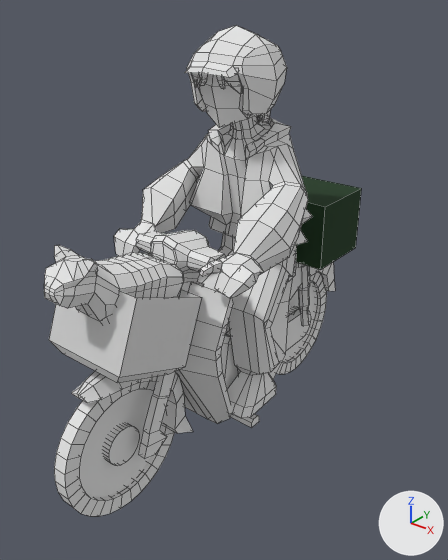
The FBX model Assets/_Project/Features/Character/Art/Character.fbx: old version first, new version second.
Rendered twice from a 50 mm lens placed at (2.08, -2.98, 2.72), pointed at (0.04, -0.42, 1.14). The axes (+X, +Y, +Z) are drawn at lower right. The lights are the same throughout. Mesh edges are drawn as thin lines. Where no turn or scale is listed for an object, it has been applied to the vertices. Vertices at the same position are counted once.
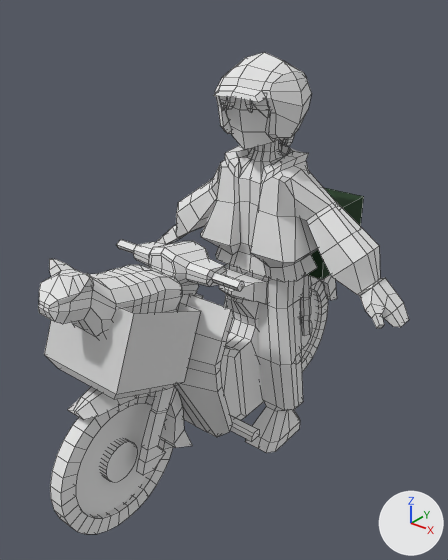
The change, as a diff of the scene's bpy script:
```diff
--- a/Assets/_Project/Features/Character/Art/Character.fbx.py
+++ b/Assets/_Project/Features/Character/Art/Character.fbx.py
@@ me_cube_016 @@
 # used by ob_cube_014; location = (0.0, 0.055, 2.066)
-me_cube_016.from_pydata(...)  # 824 vertices, 790 faces; spans x -0.56..0.49, y -0.89..0.16, z -1.72..0.44
+me_cube_016.from_pydata(...)  # 824 vertices, 790 faces; spans x -0.93..0.93, y -0.37..0.21, z -2.07..0.33
+# me_cube_016 part 1: the loose piece of 36 vertices spanning x 0.0..0.13, y -0.52..-0.44, z 0.13..0.27 is moved by (0.03, 0.2, -0.1)
+# me_cube_016 part 2: the loose piece of 36 vertices spanning x -0.19..-0.07, y -0.52..-0.44, z 0.13..0.27 is moved by (0.03, 0.2, -0.1)
+# me_cube_016 part 3: the loose piece of 99 vertices spanning x -0.29..0.23, y -0.57..-0.02, z -0.01..0.44 is turned -2.5 degrees about the x axis through its middle, then moved by (0.03, 0.2, -0.11)
+# me_cube_016 part 4: the loose piece of 26 vertices spanning x -0.27..0.2, y -0.49..-0.03, z -0.06..0.4 is turned -2.5 degrees about the x axis through its middle, then moved by (0.03, 0.19, -0.11)
+# me_cube_016 part 5: the loose piece of 68 vertices spanning x -0.17..0.11, y -0.2..-0.09, z -0.08..0.06 is moved by (0.03, 0.19, -0.12)
+# me_cube_016 part 6: 545 of 824 vertices moved; they spanned x -0.56..0.49, y -0.89..0.16, z -1.72..0.03 and now span x -0.93..0.93, y -0.35..0.21, z -2.07..-0.1; mean shift (0.02, 0.3, -0.2); largest move (0.4, -0.89, -0.77) -> (0.93, 0.08, -1.05)
 me_cube_016.materials.append(mat_character)
@@ ob_cube_006 @@
 ob_cube_006 = bpy.data.objects.new('Cube.006', me_cube_015)
-ob_cube_006.location = (-0.056, -0.7, 1.368)
+ob_cube_006.location = (0.004, -0.777, 1.343)
@@ ob_cube_003 @@
 ob_cube_003 = bpy.data.objects.new('Cube.003', me_cube_014)
-ob_cube_003.location = (-0.038, -1.233, 1.366)
+ob_cube_003.location = (0.021, -1.309, 1.341)
@@ ob_cube_014 @@
 ob_cube_014 = bpy.data.objects.new('Cube.014', me_cube_016)
-ob_cube_014.location = (0.0, 0.055, 2.066)
+ob_cube_014.location = (0.059, -0.022, 2.041)
```

Boxes (x1, y1, x2, y2) around the edits, measured in the pictures (448 x 560 px; the box of a moved part takes in the faces that stretch with it):
'Cube.006', moved: before (49, 176, 361, 516); after (44, 188, 364, 534)
'Cube.014', reshaped, moved (27% wider): before (114, 26, 313, 418); after (155, 52, 409, 453)
'Cube.003', moved: before (44, 245, 184, 322); after (38, 259, 183, 338)
part 1 of me_cube_016, moved or reshaped: before (216, 74, 242, 94); after (245, 99, 270, 118)
part 2 of me_cube_016, moved or reshaped: before (191, 73, 207, 88); after (219, 96, 235, 111)
part 3 of me_cube_016, moved or reshaped: before (185, 26, 287, 117); after (213, 52, 312, 141)
part 4 of me_cube_016, moved or reshaped: before (197, 74, 253, 128); after (224, 98, 277, 150)
part 5 of me_cube_016, moved or reshaped: before (257, 109, 271, 122); after (280, 135, 294, 146)
part 6 of me_cube_016, moved or reshaped: before (114, 117, 313, 418); after (155, 140, 409, 453)
